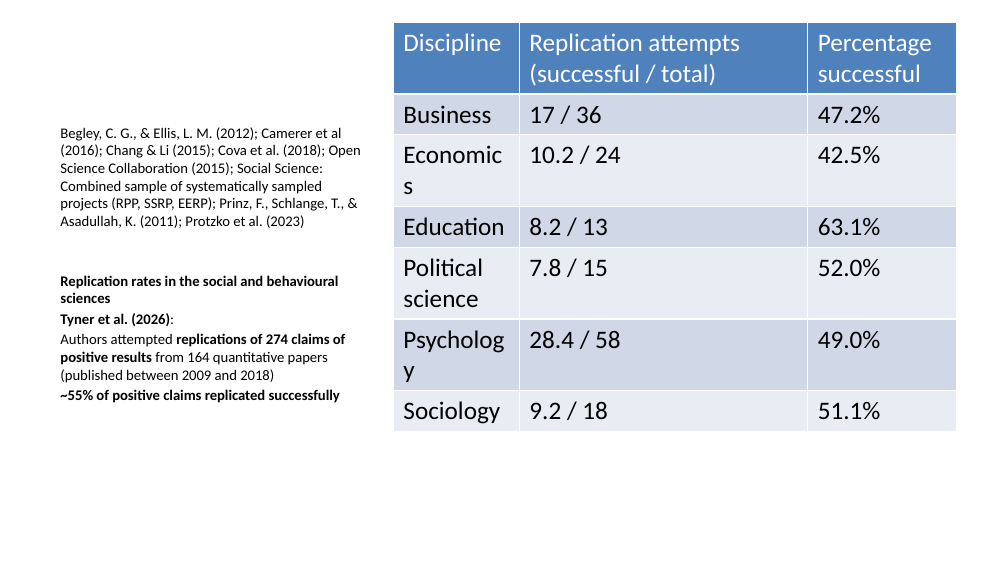
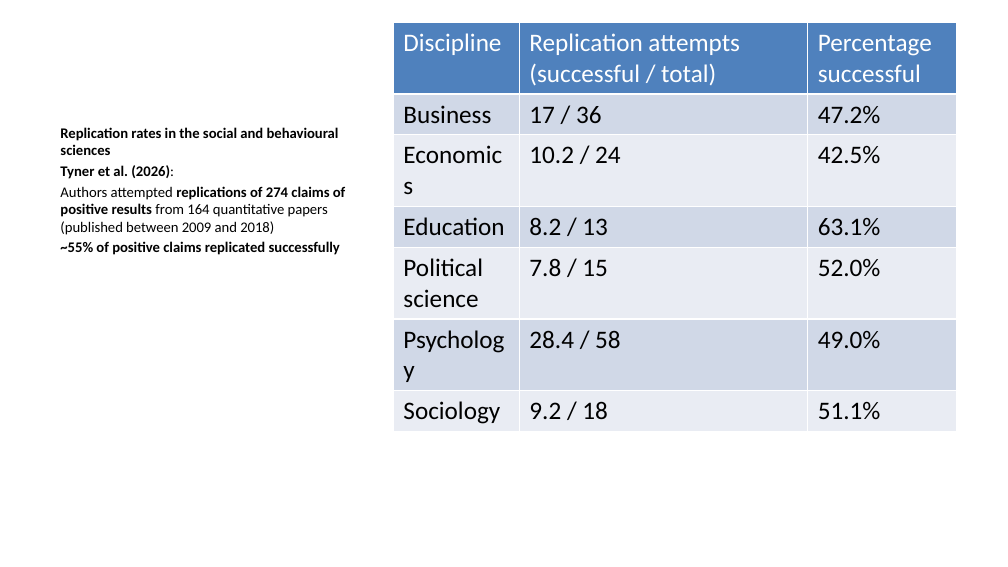
Before and after one commit to lmu-osc/train-the-trainer-student-track-OS, a slide deck: slide 36 of materials/OS-M1/OS-M1-S1-Reproducibility-Replicability/OS-M1-S1-Replicability-slides.pptx (slide 14 before the commit). Drawn at 1008x567 pixels with LibreOffice and Linux fonts; fonts in the diff are those of the drawing. Boxes give left, top, right and bottom in pixels: in the first picture for what was removed or moved away, otherwise in the second. Text is boxed around its words. In the diff, an @@ line names an element or a change of style, - is before the commit and + after.

```diff
--- a/materials/OS-M1/OS-M1-S1-Reproducibility-Replicability/OS-M1-S1-Replicability-slides.pptx
+++ b/materials/OS-M1/OS-M1-S1-Reproducibility-Replicability/OS-M1-S1-Replicability-slides.pptx
@@ text at bbox=[60, 127, 361, 228]: paragraph removed @@
-Begley, C. G., & Ellis, L. M. (2012); Camerer et al (2016); Chang & Li (2015); Cova et al. (2018); Open Science Collaboration (2015); Social Science: Combined sample of systematically sampled projects (RPP, SSRP, EERP); Prinz, F., Schlange, T., & Asadullah, K. (2011); Protzko et al. (2023)
```
Also in this commit, not shown: 28 other slides changed, 76 slides added, 5 slides removed, 23 other files.
